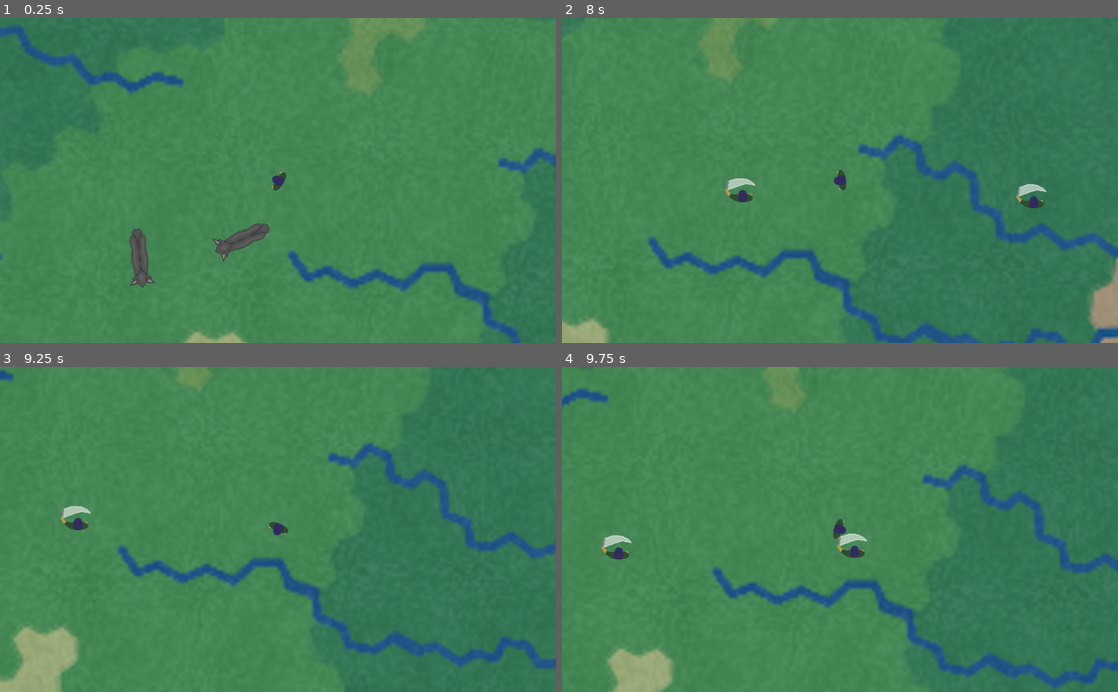
Above: before the commit, frames 1-4 (two rows, left to right).
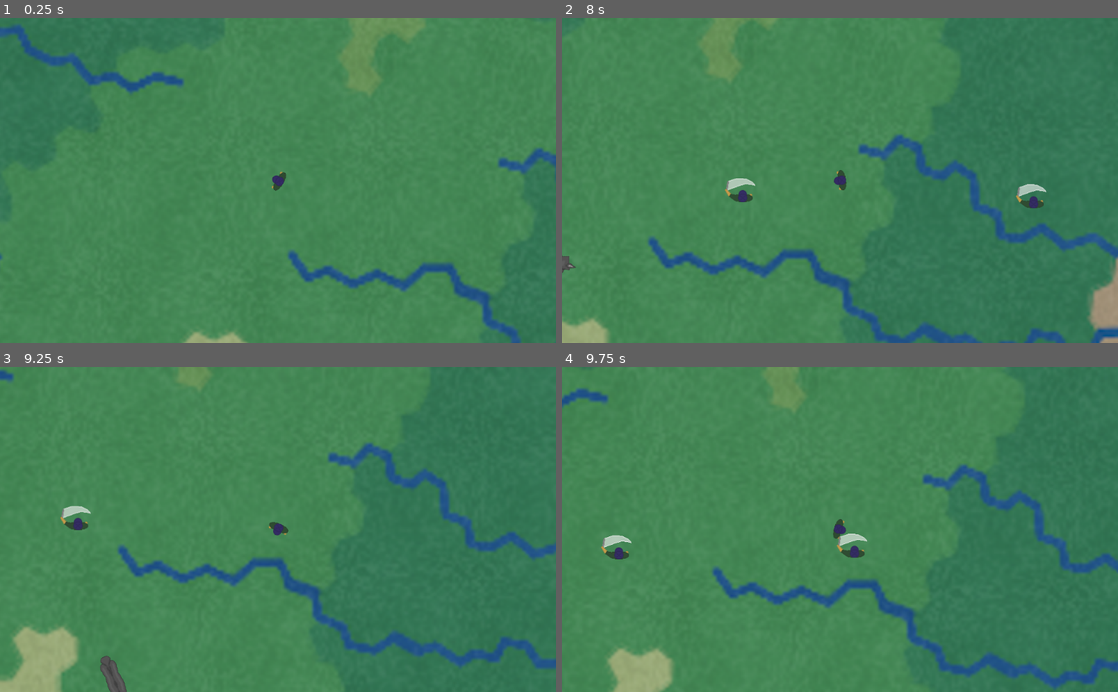
Above: after the commit, the same moments.

Repository: 32BitFlame/capstone-2019
Game: Godot game, scene res://TestRoom.tscn
The game is run twice, just before and just after one commit, with the same random seed, the same clock (stepped at 60 frames per second) and the same inputs.
Inputs (mouse positions are in pixels of both pictures, inside the frame that each line leads up to):
- Up to frame 1 (0.25 s): no input
- Up to frame 2 (8 s): move the mouse to (962, 164) at 0.52 s; hold D (ui_right) 0.53-1.28 s; click (962, 164) at 0.6 s; move the mouse to (728, 196) at 1.27 s; hold S (ui_down) 1.28-2.03 s; right-click (728, 196) at 1.35 s; move the mouse to (895, 109) at 2.02 s; hold D (ui_right) 2.03-2.78 s; hold Shift (sprint) 2.03-2.78 s; move the mouse to (812, 245) at 2.77 s; hold W (ui_up) 2.78-3.53 s; click (812, 245) at 2.85 s; move the mouse to (1006, 229) at 3.52 s; hold A (ui_left) 3.53-5.03 s; right-click (1006, 229) at 3.6 s; move the mouse to (673, 131) at 4.27 s; tap Shift (sprint) at 4.35 s; move the mouse to (867, 180) at 5.02 s; hold S (ui_down) 5.03-5.78 s; click (867, 180) at 5.1 s; move the mouse to (756, 99) at 5.77 s; hold D (ui_right) 5.78-6.53 s; right-click (756, 99) at 5.85 s; move the mouse to (962, 164) at 6.52 s; hold W (ui_up) 6.53-7.28 s; hold Shift (sprint) 6.53-7.28 s; move the mouse to (728, 196) at 7.27 s; hold D (ui_right) from 7.28 s (still down); click (728, 196) at 7.35 s
- Up to frame 3 (9.25 s): move the mouse to (333, 458) at 8.02 s; release D (ui_right) at 8.03 s; hold S (ui_down) 8.03-8.78 s; right-click (333, 458) at 8.1 s; move the mouse to (250, 594) at 8.77 s; hold A (ui_left) from 8.78 s (still down); tap Shift (sprint) at 8.85 s
- Up to frame 4 (9.75 s): move the mouse to (1006, 578) at 9.52 s; release A (ui_left) at 9.53 s; hold W (ui_up) from 9.53 s (still down); click (1006, 578) at 9.6 s

The runs differ from the first frame. In frame 1, 1.0% of the frame differs, in the area x 23-49%, y 63-83%; in frame 2, less than 0.1%; in frame 3, 0.3%; in frame 4, nothing differs.

Commit message:
dfqaedvae
afdfvaer

Diff:
--- a/Enemy_Spawn.gd
+++ b/Enemy_Spawn.gd
@@ -26,7 +26,7 @@
 func _ready():
 	pass # Replace with function body.
 
-func _Enemy_Selection():
+func Enemy_Selection():
 	Random_Int = rand_range(0, 1)
 	Random_Int = round(Random_Int)
 	if Random_Int == 0:
@@ -36,7 +36,7 @@
 		Selected_Enemy = "Bee"
 		EN = 1
 
-func _Enemy_Info():
+func Enemy_Info():
 	if EN == 0:
 		Spawn_Number = 10
 		Spawn_Variance_X = 10
@@ -46,7 +46,7 @@
 		Spawn_Variance_X = 30
 		Spawn_Variance_Y = 30
 
-func _Spawn_Enemy(): #This function is suppose to create a new enemy.
+func Spawn_Enemy(): #This function is suppose to create a new enemy.
 	if EN == 0:
 		for i in range(3):
 			var Grab_Instance = Wolf_Instance.instance()
@@ -66,9 +66,9 @@
 func _process(delta):
 	if Cooldown == 0:
 		if Selected_Enemy == "":
-			_Enemy_Selection()
-		_Enemy_Info()
-		_Spawn_Enemy()
+			Enemy_Selection()
+		Enemy_Info()
+		Spawn_Enemy()
 		Selected_Enemy == ""
 		Cooldown = 1000
 	else:
--- a/Grey_wolf.tscn
+++ b/Grey_wolf.tscn
@@ -1,9 +1,12 @@
-[gd_scene load_steps=4 format=2]
+[gd_scene load_steps=5 format=2]
 
 [ext_resource path="res://Test_Enemy.gd" type="Script" id=1]
 [ext_resource path="res://sprites/enemies/wolves/Grey_Wolf.png" type="Texture" id=2]
 
-[sub_resource type="CapsuleShape2D" id=1]
+[sub_resource type="CircleShape2D" id=1]
+radius = 600.0
+
+[sub_resource type="CapsuleShape2D" id=2]
 radius = 20.0002
 height = 74.7756
 
@@ -17,6 +20,12 @@
 rotation = 1.5708
 texture = ExtResource( 2 )
 
+[node name="Area2D" type="Area2D" parent="Sprite"]
+rotation = -1.5708
+
+[node name="CollisionShape2D" type="CollisionShape2D" parent="Sprite/Area2D"]
+shape = SubResource( 1 )
+
 [node name="CollisionShape2D" type="CollisionShape2D" parent="."]
 rotation = 1.5708
-shape = SubResource( 1 )
+shape = SubResource( 2 )
--- a/TestRoom.tscn
+++ b/TestRoom.tscn
@@ -1,11 +1,9 @@
-[gd_scene load_steps=7 format=2]
+[gd_scene load_steps=5 format=2]
 
 [ext_resource path="res://Enemy_Spawn.gd" type="Script" id=1]
 [ext_resource path="res://objects/NetController.tscn" type="PackedScene" id=2]
 [ext_resource path="res://Map.tscn" type="PackedScene" id=3]
-[ext_resource path="res://Test_Enemy.tscn" type="PackedScene" id=4]
-[ext_resource path="res://Test_Enemy.gd" type="Script" id=5]
-[ext_resource path="res://objects/player.tscn" type="PackedScene" id=6]
+[ext_resource path="res://objects/player.tscn" type="PackedScene" id=4]
 
 [node name="TestRoom" type="Node2D"]
 script = ExtResource( 1 )
@@ -16,21 +14,7 @@
 
 [node name="StaticBody2D" parent="." instance=ExtResource( 3 )]
 
-[node name="Test_Wolf" parent="." instance=ExtResource( 4 )]
-position = Vector2( 1323.91, -1609.77 )
-script = ExtResource( 5 )
-Walk_Speed = 300
-Lower_DC_CD_Range = 100
-Upper_DC_CD_Range = 200
-
-[node name="Test_Wolf2" parent="." instance=ExtResource( 4 )]
-position = Vector2( 1060.17, -1617.64 )
-script = ExtResource( 5 )
-Walk_Speed = 300
-Lower_DC_CD_Range = 100
-Upper_DC_CD_Range = 200
-
-[node name="Player" parent="." instance=ExtResource( 6 )]
+[node name="Player" parent="." instance=ExtResource( 4 )]
 position = Vector2( 1322.51, -1686.91 )
 walk_speed = 200.0
 sprint_speed = 400.0
--- a/Test_Enemy.gd
+++ b/Test_Enemy.gd
@@ -18,8 +18,7 @@
 
 var Colliding = false
 
-#var Player = get_Node()
-#var Player_Distance = Player.translation - translation
+export(NodePath) var pathToPlayer
 
 #Enemy AI
 func _physics_process(delta):
